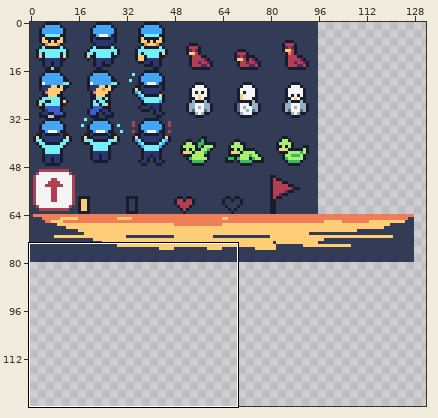
Two versions of one sprite sheet, sprites.png. Above, an overview of the earlier version with the close-up marked.
Close-up. As it was:
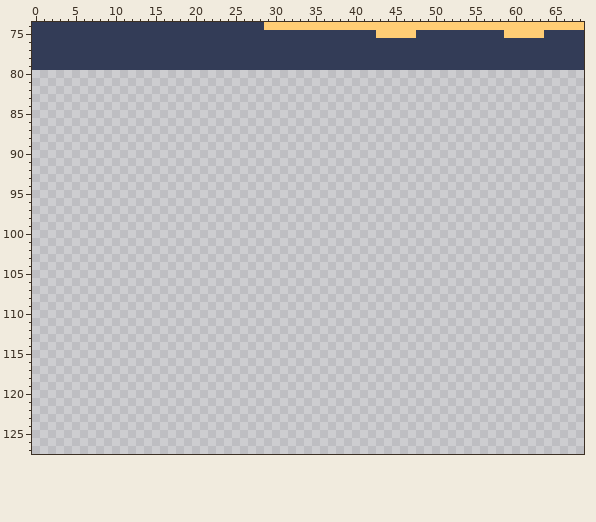
The file is 144x128 pixels. Shown: x 0..68, y 74..127. The wide view leaves out empty margins.
Now the later version:
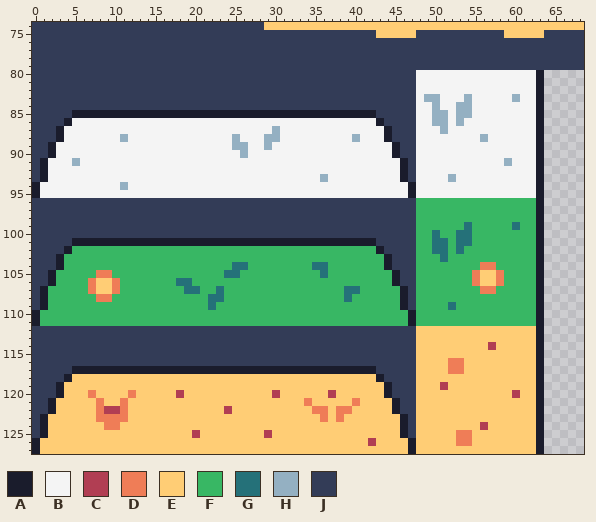
Palette (. is transparent): A #1a1c2c  B #f4f4f4  C #b13e53  D #ef7d57  E #ffcd75  F #38b764  G #257179  H #94b0c2  J #333c57
From old to new:
y 80..82: x 0..63 ................................................................ -> JJJJJJJJJJJJJJJJJJJJJJJJJJJJJJJJJJJJJJJJJJJJJJJJBBBBBBBBBBBBBBBA
y 83: x 0..63 ................................................................ -> JJJJJJJJJJJJJJJJJJJJJJJJJJJJJJJJJJJJJJJJJJJJJJJJBHHBBBHBBBBBHBBA
y 84: x 0..63 ................................................................ -> JJJJJJJJJJJJJJJJJJJJJJJJJJJJJJJJJJJJJJJJJJJJJJJJBBHBBHHBBBBBBBBA
y 85: x 0..63 ................................................................ -> JJJJJAAAAAAAAAAAAAAAAAAAAAAAAAAAAAAAAAAAAAAJJJJJBBHHBHHBBBBBBBBA
y 86: x 0..63 ................................................................ -> JJJJABBBBBBBBBBBBBBBBBBBBBBBBBBBBBBBBBBBBBBAJJJJBBHHBHBBBBBBBBBA
y 87: x 0..63 ................................................................ -> JJJABBBBBBBBBBBBBBBBBBBBBBBBBBHBBBBBBBBBBBBBAJJJBBBHBBBBBBBBBBBA
y 88: x 0..63 ................................................................ -> JJJABBBBBBBHBBBBBBBBBBBBBHBBBHHBBBBBBBBBHBBBAJJJBBBBBBBBHBBBBBBA
y 89: x 0..63 ................................................................ -> JJABBBBBBBBBBBBBBBBBBBBBBHHBBHBBBBBBBBBBBBBBBAJJBBBBBBBBBBBBBBBA
y 90: x 0..63 ................................................................ -> JJABBBBBBBBBBBBBBBBBBBBBBBHBBBBBBBBBBBBBBBBBBAJJBBBBBBBBBBBBBBBA
y 91: x 0..63 ................................................................ -> JABBBHBBBBBBBBBBBBBBBBBBBBBBBBBBBBBBBBBBBBBBBBAJBBBBBBBBBBBHBBBA
y 92: x 0..63 ................................................................ -> JABBBBBBBBBBBBBBBBBBBBBBBBBBBBBBBBBBBBBBBBBBBBAJBBBBBBBBBBBBBBBA
y 93: x 0..63 ................................................................ -> JABBBBBBBBBBBBBBBBBBBBBBBBBBBBBBBBBBHBBBBBBBBBAJBBBBHBBBBBBBBBBA
y 94: x 0..63 ................................................................ -> ABBBBBBBBBBHBBBBBBBBBBBBBBBBBBBBBBBBBBBBBBBBBBBABBBBBBBBBBBBBBBA
y 95: x 0..63 ................................................................ -> ABBBBBBBBBBBBBBBBBBBBBBBBBBBBBBBBBBBBBBBBBBBBBBABBBBBBBBBBBBBBBA
y 96..98: x 0..63 ................................................................ -> JJJJJJJJJJJJJJJJJJJJJJJJJJJJJJJJJJJJJJJJJJJJJJJJFFFFFFFFFFFFFFFA
y 99: x 0..63 ................................................................ -> JJJJJJJJJJJJJJJJJJJJJJJJJJJJJJJJJJJJJJJJJJJJJJJJFFFFFFGFFFFFGFFA
y 100: x 0..63 ................................................................ -> JJJJJJJJJJJJJJJJJJJJJJJJJJJJJJJJJJJJJJJJJJJJJJJJFFGFFGGFFFFFFFFA
y 101: x 0..63 ................................................................ -> JJJJJAAAAAAAAAAAAAAAAAAAAAAAAAAAAAAAAAAAAAAJJJJJFFGGFGGFFFFFFFFA
y 102: x 0..63 ................................................................ -> JJJJAFFFFFFFFFFFFFFFFFFFFFFFFFFFFFFFFFFFFFFAJJJJFFGGFGFFFFFFFFFA
y 103: x 0..63 ................................................................ -> JJJAFFFFFFFFFFFFFFFFFFFFFFFFFFFFFFFFFFFFFFFFAJJJFFFGFFFFFFFFFFFA
y 104: x 0..63 ................................................................ -> JJJAFFFFFFFFFFFFFFFFFFFFFGGFFFFFFFFGGFFFFFFFAJJJFFFFFFFFDDFFFFFA
y 105: x 0..63 ................................................................ -> JJAFFFFFDDFFFFFFFFFFFFFFGGFFFFFFFFFFGFFFFFFFFAJJFFFFFFFDEEDFFFFA
y 106: x 0..63 ................................................................ -> JJAFFFFDEEDFFFFFFFGGFFFFFFFFFFFFFFFFFFFFFFFFFAJJFFFFFFFDEEDFFFFA
y 107: x 0..63 ................................................................ -> JAFFFFFDEEDFFFFFFFFGGFFGFFFFFFFFFFFFFFFGGFFFFFAJFFFFFFFFDDFFFFFA
y 108: x 0..63 ................................................................ -> JAFFFFFFDDFFFFFFFFFFFFGGFFFFFFFFFFFFFFFGFFFFFFAJFFFFFFFFFFFFFFFA
y 109: x 0..63 ................................................................ -> JAFFFFFFFFFFFFFFFFFFFFGFFFFFFFFFFFFFFFFFFFFFFFAJFFFFGFFFFFFFFFFA
y 110..111: x 0..63 ................................................................ -> AFFFFFFFFFFFFFFFFFFFFFFFFFFFFFFFFFFFFFFFFFFFFFFAFFFFFFFFFFFFFFFA
y 112..113: x 0..63 ................................................................ -> JJJJJJJJJJJJJJJJJJJJJJJJJJJJJJJJJJJJJJJJJJJJJJJJEEEEEEEEEEEEEEEA
y 114: x 0..63 ................................................................ -> JJJJJJJJJJJJJJJJJJJJJJJJJJJJJJJJJJJJJJJJJJJJJJJJEEEEEEEEECEEEEEA
y 115: x 0..63 ................................................................ -> JJJJJJJJJJJJJJJJJJJJJJJJJJJJJJJJJJJJJJJJJJJJJJJJEEEEEEEEEEEEEEEA
y 116: x 0..63 ................................................................ -> JJJJJJJJJJJJJJJJJJJJJJJJJJJJJJJJJJJJJJJJJJJJJJJJEEEEDDEEEEEEEEEA
y 117: x 0..63 ................................................................ -> JJJJJAAAAAAAAAAAAAAAAAAAAAAAAAAAAAAAAAAAAAAJJJJJEEEEDDEEEEEEEEEA
y 118: x 0..63 ................................................................ -> JJJJAEEEEEEEEEEEEEEEEEEEEEEEEEEEEEEEEEEEEEEAJJJJEEEEEEEEEEEEEEEA
y 119: x 0..63 ................................................................ -> JJJAEEEEEEEEEEEEEEEEEEEEEEEEEEEEEEEEEEEEEEEEAJJJEEECEEEEEEEEEEEA
y 120: x 0..63 ................................................................ -> JJJAEEEDEEEEDEEEEECEEEEEEEEEEECEEEEEECEEEEEEAJJJEEEEEEEEEEEECEEA
y 121: x 0..63 ................................................................ -> JJAEEEEEDEEDEEEEEEEEEEEEEEEEEEEEEEDEEEEEDEEEEAJJEEEEEEEEEEEEEEEA
y 122: x 0..63 ................................................................ -> JJAEEEEEDCCDEEEEEEEEEEEECEEEEEEEEEEDDEDDEEEEEAJJEEEEEEEEEEEEEEEA
y 123: x 0..63 ................................................................ -> JAEEEEEEDDDDEEEEEEEEEEEEEEEEEEEEEEEEDEDEEEEEEEAJEEEEEEEEEEEEEEEA
y 124: x 0..63 ................................................................ -> JAEEEEEEEDDEEEEEEEEEEEEEEEEEEEEEEEEEEEEEEEEEEEAJEEEEEEEECEEEEEEA
y 125: x 0..63 ................................................................ -> JAEEEEEEEEEEEEEEEEEECEEEEEEEECEEEEEEEEEEEEEEEEAJEEEEEDDEEEEEEEEA
y 126: x 0..63 ................................................................ -> AEEEEEEEEEEEEEEEEEEEEEEEEEEEEEEEEEEEEEEEEECEEEEAEEEEEDDEEEEEEEEA
y 127: x 0..63 ................................................................ -> AEEEEEEEEEEEEEEEEEEEEEEEEEEEEEEEEEEEEEEEEEEEEEEAEEEEEEEEEEEEEEEA
